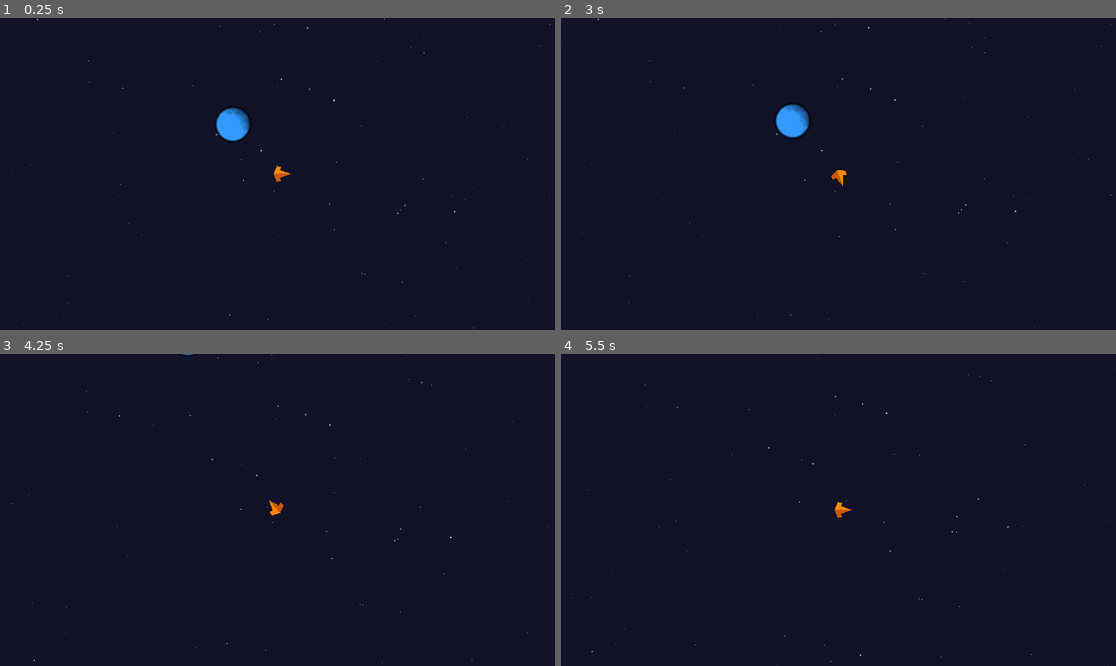
Above: before the commit, frames 1-4 (two rows, left to right).
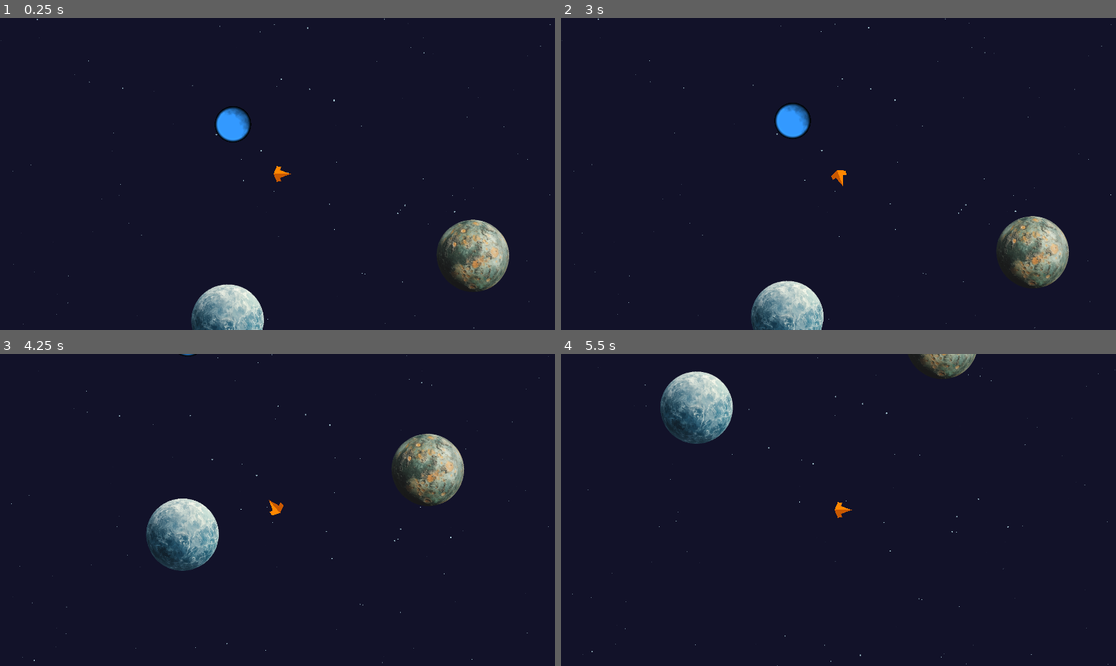
Above: after the commit, the same moments.

Repository: krets/space-octo
Game: Godot game, scene res://game.tscn
Two runs of this game, one before a commit and one after it. Both use one fixed random seed, a clock stepped at 60 frames per second and the inputs below.
Inputs:
- Up to frame 1 (0.25 s): no input
- Up to frame 2 (3 s): tap Enter at 0.5 s; hold D (turn_right) 0.53-1.28 s; hold S (brake) 1.28-2.03 s; tap Space at 2 s; hold D (turn_right) 2.03-2.78 s; hold W (thrust) from 2.78 s (still down)
- Up to frame 3 (4.25 s): release W (thrust) at 3.53 s; hold A (turn_left) from 3.53 s (still down)
- Up to frame 4 (5.5 s): release A (turn_left) at 5.03 s; hold S (brake) from 5.03 s (still down)

The runs differ from the first frame. In frame 1, 3.6% of the frame differs, in the area x 34-92%, y 64-100%; in frame 2, 3.8%; in frame 3, 4.4%, in the area x 26-84%, y 25-70%; in frame 4, 2.8%.

Commit message:
Added 2 Planets
I made a scenes folder and a graphics folder in order to make the organization a bit easier. For the hell of it I made 2 planet images to play with.

Diff:
--- a/game.tscn
+++ b/game.tscn
@@ -1,9 +1,11 @@
-[gd_scene load_steps=6 format=3 uid="uid://rjbsb56jh2c7"]
+[gd_scene load_steps=8 format=3 uid="uid://rjbsb56jh2c7"]
 
 [ext_resource type="PackedScene" uid="uid://fi2ixmc5d567" path="res://player.tscn" id="2_e2o6t"]
 [ext_resource type="Script" uid="uid://ca1rlb55slbe" path="res://background.gd" id="2_fc0e3"]
 [ext_resource type="PackedScene" uid="uid://bpgxs4q0shbgb" path="res://starfield.tscn" id="2_feb5d"]
 [ext_resource type="PackedScene" uid="uid://bnr5kbh01tcuj" path="res://planet.tscn" id="3_feb5d"]
+[ext_resource type="PackedScene" uid="uid://y0pdriraaeus" path="res://scenes/planet_01.tscn" id="5_7jktm"]
+[ext_resource type="PackedScene" uid="uid://d2wsabfiemu5t" path="res://scenes/planet_02.tscn" id="6_ryrav"]
 
 [sub_resource type="GDScript" id="GDScript_80nbo"]
 
@@ -30,3 +32,9 @@
 
 [node name="Planet" parent="." instance=ExtResource("3_feb5d")]
 position = Vector2(382, 149)
+
+[node name="Planet01" parent="." instance=ExtResource("5_7jktm")]
+position = Vector2(1212, 605)
+
+[node name="Planet02" parent="." instance=ExtResource("6_ryrav")]
+position = Vector2(363, 829)
--- a/project.godot
+++ b/project.godot
@@ -28,28 +28,33 @@
 "deadzone": 0.2,
 "events": [Object(InputEventKey,"resource_local_to_scene":false,"resource_name":"","device":-1,"window_id":0,"alt_press …(191 unchanged characters)…
 , Object(InputEventKey,"resource_local_to_scene":false,"resource_name":"","device":-1,"window_id":0,"alt_pressed":false …(186 unchanged characters)…
+, Object(InputEventJoypadMotion,"resource_local_to_scene":false,"resource_name":"","device":-1,"axis":0,"axis_value":-1.0,"script":null)
 ]
 }
 turn_right={
 "deadzone": 0.2,
 "events": [Object(InputEventKey,"resource_local_to_scene":false,"resource_name":"","device":-1,"window_id":0,"alt_press …(192 unchanged characters)…
 , Object(InputEventKey,"resource_local_to_scene":false,"resource_name":"","device":-1,"window_id":0,"alt_pressed":false …(186 unchanged characters)…
+, Object(InputEventJoypadMotion,"resource_local_to_scene":false,"resource_name":"","device":-1,"axis":0,"axis_value":1.0,"script":null)
 ]
 }
 thrust={
 "deadzone": 0.2,
 "events": [Object(InputEventKey,"resource_local_to_scene":false,"resource_name":"","device":-1,"window_id":0,"alt_press …(192 unchanged characters)…
 , Object(InputEventKey,"resource_local_to_scene":false,"resource_name":"","device":-1,"window_id":0,"alt_pressed":false …(186 unchanged characters)…
+, Object(InputEventJoypadMotion,"resource_local_to_scene":false,"resource_name":"","device":-1,"axis":4,"axis_value":1.0,"script":null)
 ]
 }
 brake={
 "deadzone": 0.2,
 "events": [Object(InputEventKey,"resource_local_to_scene":false,"resource_name":"","device":-1,"window_id":0,"alt_press …(192 unchanged characters)…
 , Object(InputEventKey,"resource_local_to_scene":false,"resource_name":"","device":-1,"window_id":0,"alt_pressed":false …(186 unchanged characters)…
+, Object(InputEventJoypadButton,"resource_local_to_scene":false,"resource_name":"","device":-1,"button_index":1,"pressure":0.0,"pressed":true,"script":null)
 ]
 }
 shoot={
 "deadzone": 0.2,
 "events": [Object(InputEventKey,"resource_local_to_scene":false,"resource_name":"","device":-1,"window_id":0,"alt_press …(191 unchanged characters)…
+, Object(InputEventJoypadMotion,"resource_local_to_scene":false,"resource_name":"","device":-1,"axis":5,"axis_value":1.0,"script":null)
 ]
 }
--- /dev/null
+++ b/scenes/planet_01.tscn
@@ -0,0 +1,16 @@
+[gd_scene load_steps=3 format=3 uid="uid://y0pdriraaeus"]
+
+[ext_resource type="Texture2D" uid="uid://cjypdtuvff4he" path="res://graphics/planets/planet01_diffuse.png" id="1_xxp4i"]
+
+[sub_resource type="CircleShape2D" id="CircleShape2D_d1kmi"]
+radius = 126.004
+
+[node name="Planet01" type="Node2D"]
+
+[node name="CharacterBody2D" type="CharacterBody2D" parent="."]
+
+[node name="Sprite2D" type="Sprite2D" parent="CharacterBody2D"]
+texture = ExtResource("1_xxp4i")
+
+[node name="CollisionShape2D" type="CollisionShape2D" parent="CharacterBody2D"]
+shape = SubResource("CircleShape2D_d1kmi")
--- /dev/null
+++ b/scenes/planet_02.tscn
@@ -0,0 +1,16 @@
+[gd_scene load_steps=3 format=3 uid="uid://d2wsabfiemu5t"]
+
+[ext_resource type="Texture2D" uid="uid://5eevpwkc38vk" path="res://graphics/planets/planet02_diffuse.png" id="1_hu7gv"]
+
+[sub_resource type="CircleShape2D" id="CircleShape2D_babac"]
+radius = 126.004
+
+[node name="Planet02" type="Node2D"]
+
+[node name="CharacterBody2D" type="CharacterBody2D" parent="."]
+
+[node name="Sprite2D" type="Sprite2D" parent="CharacterBody2D"]
+texture = ExtResource("1_hu7gv")
+
+[node name="CollisionShape2D" type="CollisionShape2D" parent="CharacterBody2D"]
+shape = SubResource("CircleShape2D_babac")
Binary file added: graphics/planets/planet01_diffuse.png
Not shown, added: graphics/planets/planet01_diffuse.png.import
Binary file added: graphics/planets/planet01_normal.png
Not shown, added: graphics/planets/planet01_normal.png.import
Binary file added: graphics/planets/planet01_specular.png
Not shown, added: graphics/planets/planet01_specular.png.import
Binary file added: graphics/planets/planet02_diffuse.png
Not shown, added: graphics/planets/planet02_diffuse.png.import
Binary file added: graphics/planets/planet02_normal.png
Not shown, added: graphics/planets/planet02_normal.png.import
Binary file added: graphics/planets/planet02_specular.png
Not shown, added: graphics/planets/planet02_specular.png.import
